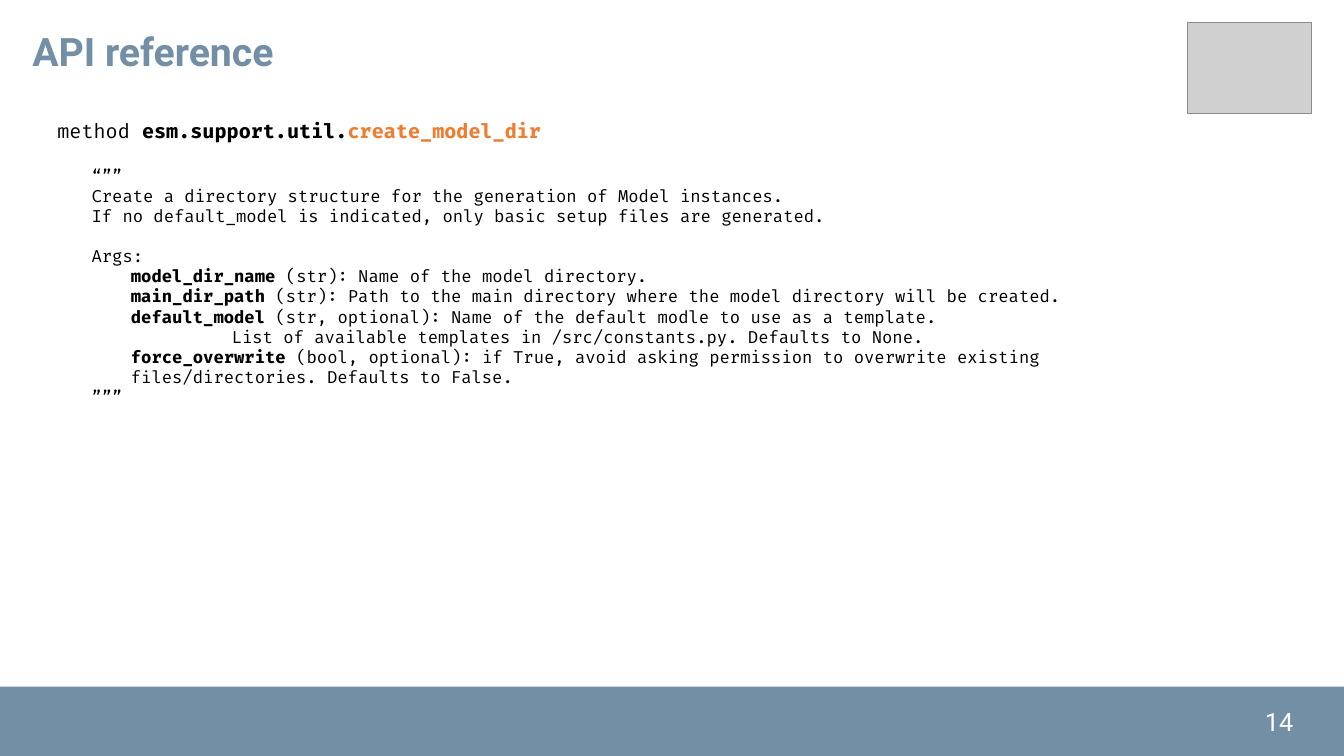
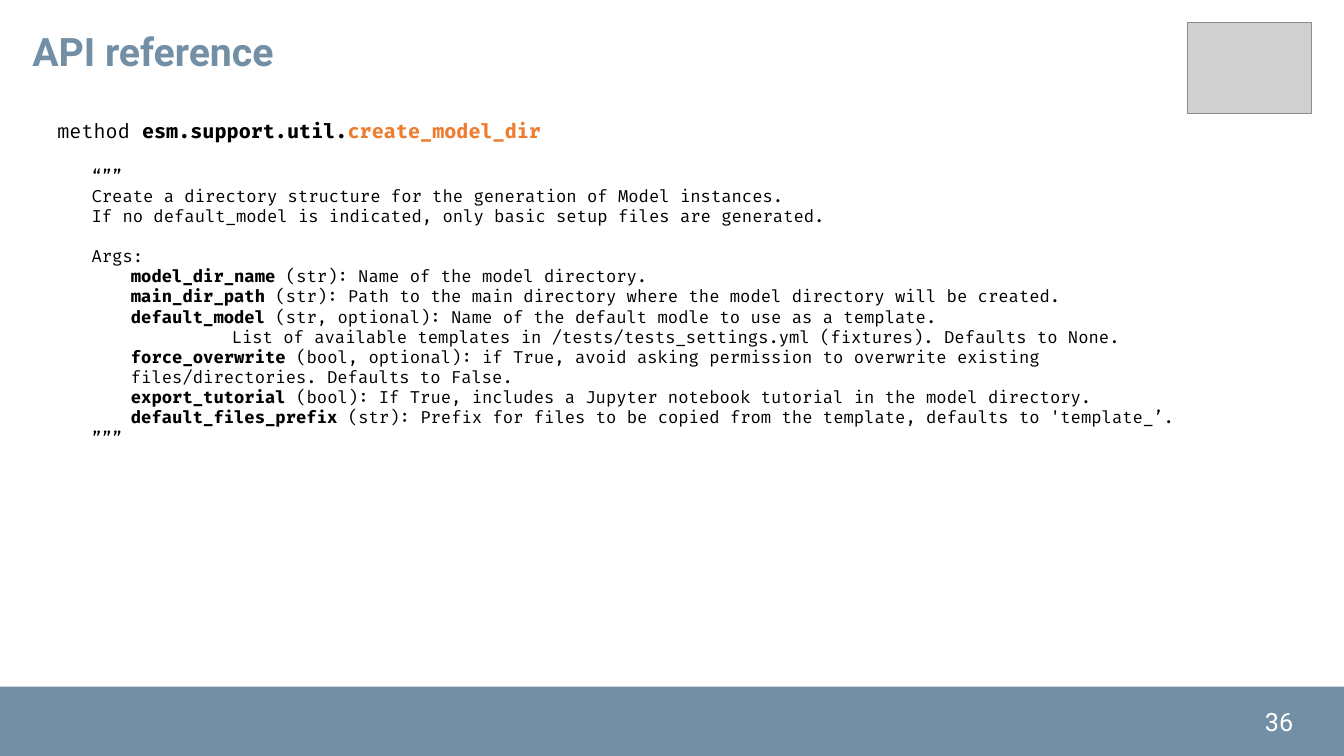
Before and after one commit to pyESM-project/pyesm, a slide deck: slide 36 of doc/pyesm.pptx (slide 14 before the commit). Drawn at 1344x756 pixels with LibreOffice and Linux fonts; fonts in the diff are those of the drawing; grey boxes stand for pictures; background and template pictures are left out. Boxes give left, top, right and bottom in pixels: in the first picture for what was removed or moved away, otherwise in the second. Text is boxed around its words. In the diff, an @@ line names an element or a change of style, - is before the commit and + after.

Commit message:
Updated templates files and doc presentations. Generating new environment.

```diff
--- a/doc/pyesm.pptx
+++ b/doc/pyesm.pptx
@@ text at [232, 330, 1120, 349]: text changed @@
-List of available templates in /src/constants.py. Defaults to None.
+List of available templates in /tests/tests_settings.yml (fixtures). Defaults to None.
@@ text at [131, 390, 1174, 427]: paragraphs added @@
+export_tutorial (bool): If True, includes a Jupyter notebook tutorial in the model directory.
+default_files_prefix (str): Prefix for files to be copied from the template, defaults to 'template_’.
@@ page number at [1265, 713, 1293, 731]: text changed @@
-14
+36
```
Also in this commit, not shown: 8 other slides changed, 24 slides added, 5 other files.
